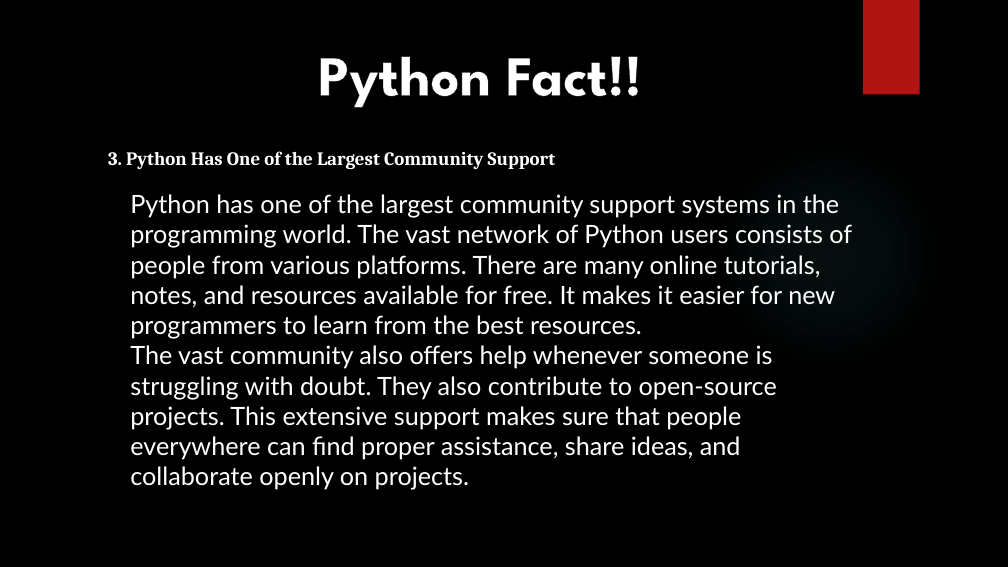
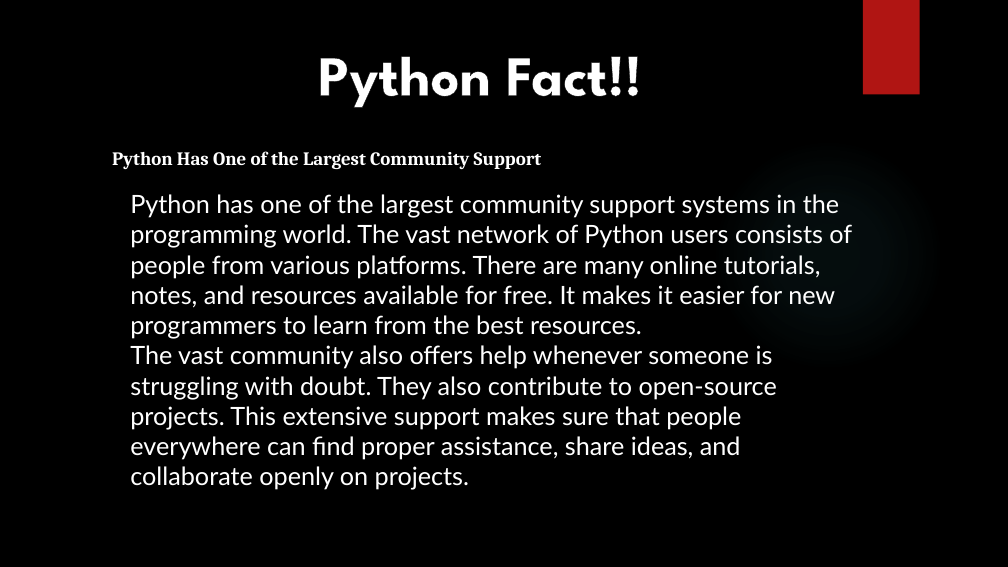
Before and after one commit to Anishkbansal/TWC, a slide deck: slide 6 of Python/powerpoint resources/Python facts and memes.pptx. Drawn at 1008x567 pixels with LibreOffice and Linux fonts; fonts in the diff are those of the drawing; background and template pictures are left out. Boxes give left, top, right and bottom in pixels: in the first picture for what was removed or moved away, otherwise in the second. Text is boxed around its words. In the diff, an @@ line names an element or a change of style, - is before the commit and + after.

```diff
--- a/Python/powerpoint resources/Python facts and memes.pptx
+++ b/Python/powerpoint resources/Python facts and memes.pptx
@@ text at <box>112,151,542,169</box>: text changed @@
-3. Python Has One of the Largest Community Support
+Python Has One of the Largest Community Support
```
Also in this commit, not shown: 2 slides added, 26 other files.
